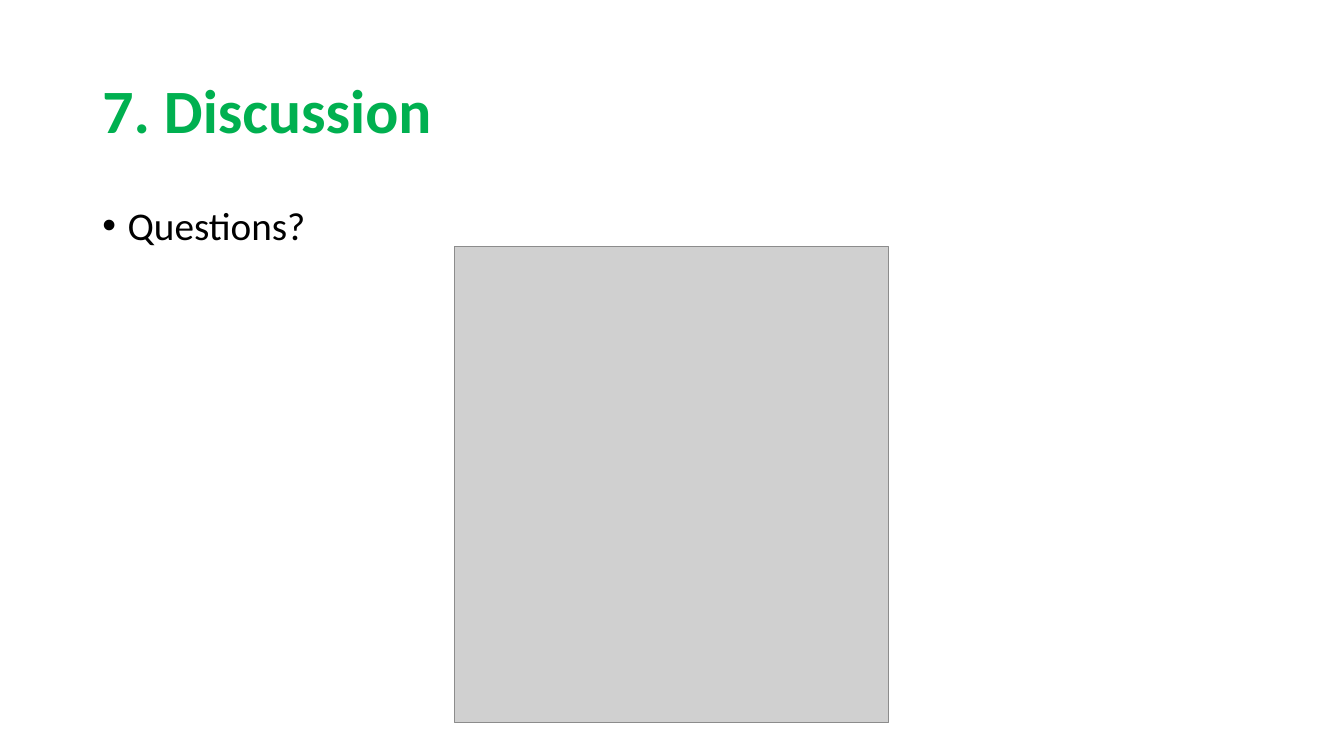
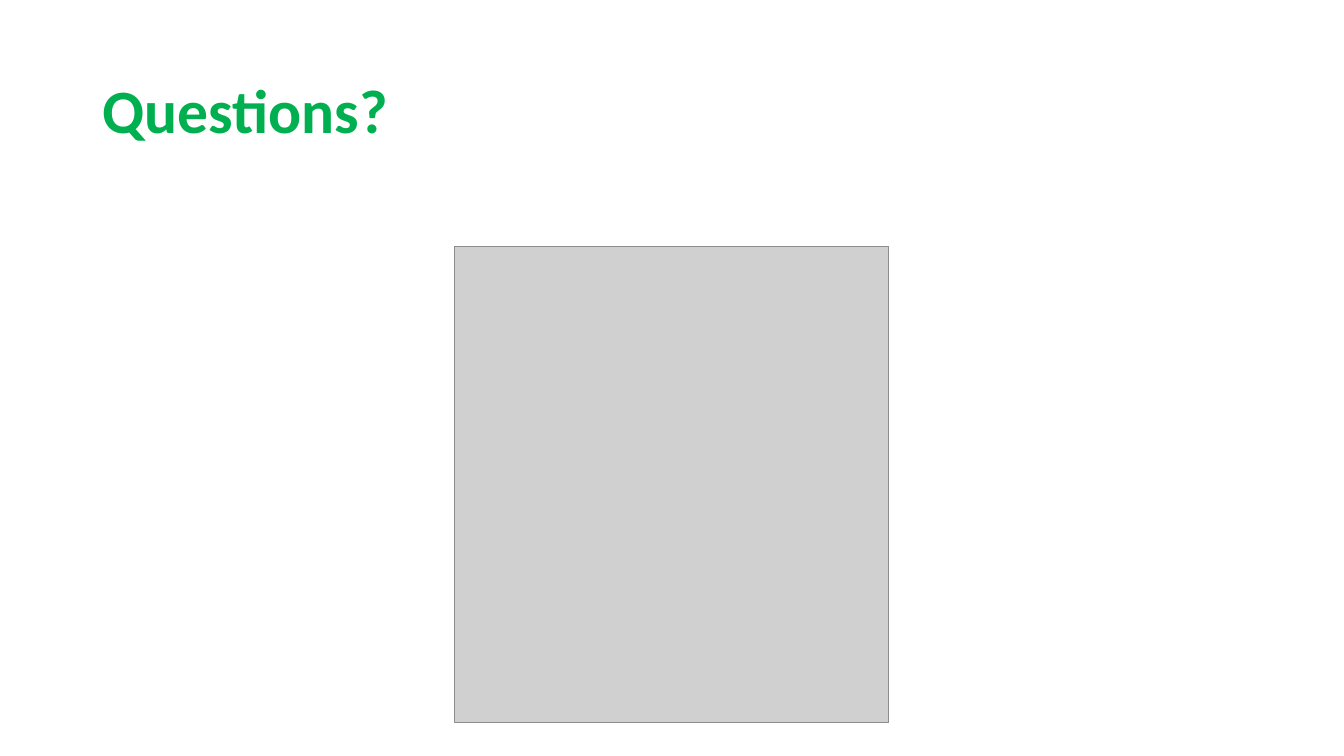
Before and after one commit to sarahmele/ch.bfh.btx8081.w2015.green, a slide deck: slide 11 of doc/task14/Task14.pptx (slide 5 before the commit). Drawn at 1344x756 pixels with LibreOffice and Linux fonts; fonts in the diff are those of the drawing; grey boxes stand for pictures. Boxes give left, top, right and bottom in pixels: in the first picture for what was removed or moved away, otherwise in the second. Text is boxed around its words. In the diff, an @@ line names an element or a change of style, - is before the commit and + after.

Commit message:
Final Presentation

```diff
--- a/doc/task14/Task14.pptx
+++ b/doc/task14/Task14.pptx
@@ title at (102,89,387,141): text changed @@
-7. Discussion
+Questions?
@@ text removed at (128,213,306,246) @@
-• Questions?
```
Also in this commit, not shown: 2 other slides changed, 8 slides added, 2 slides removed.
